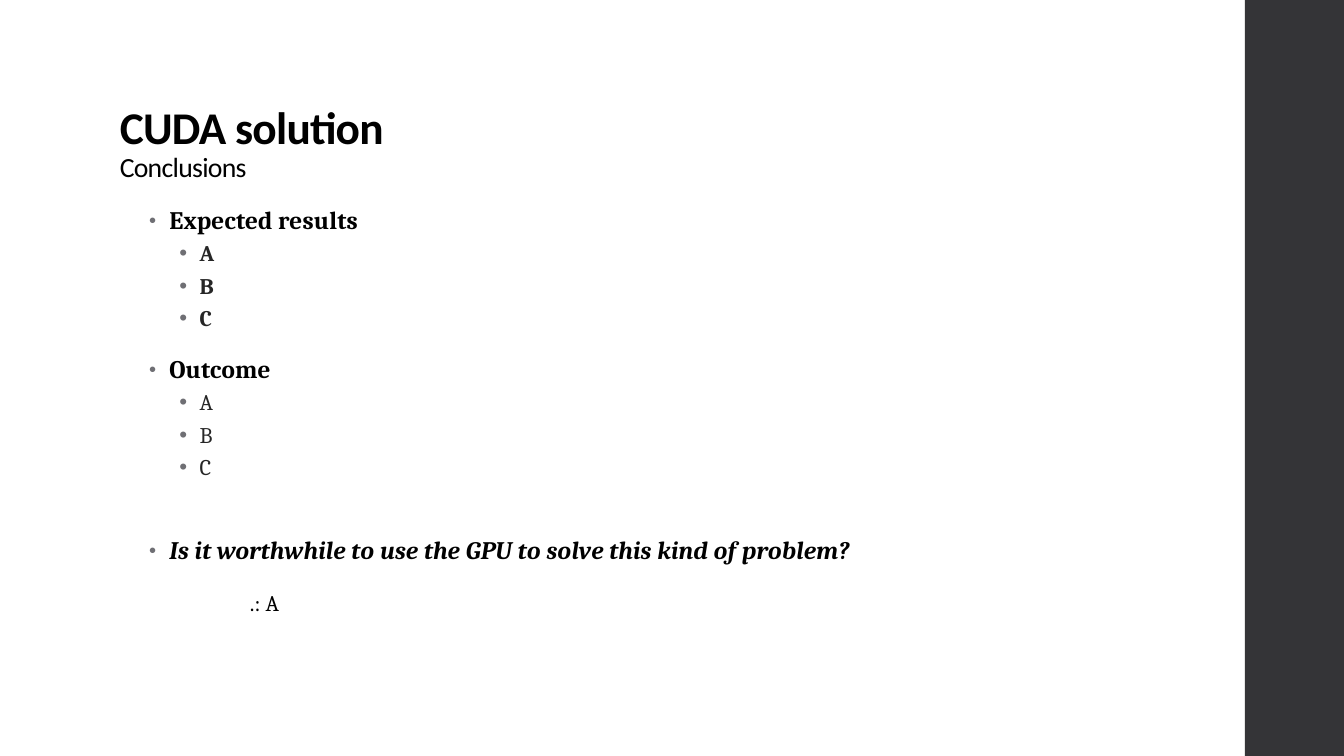
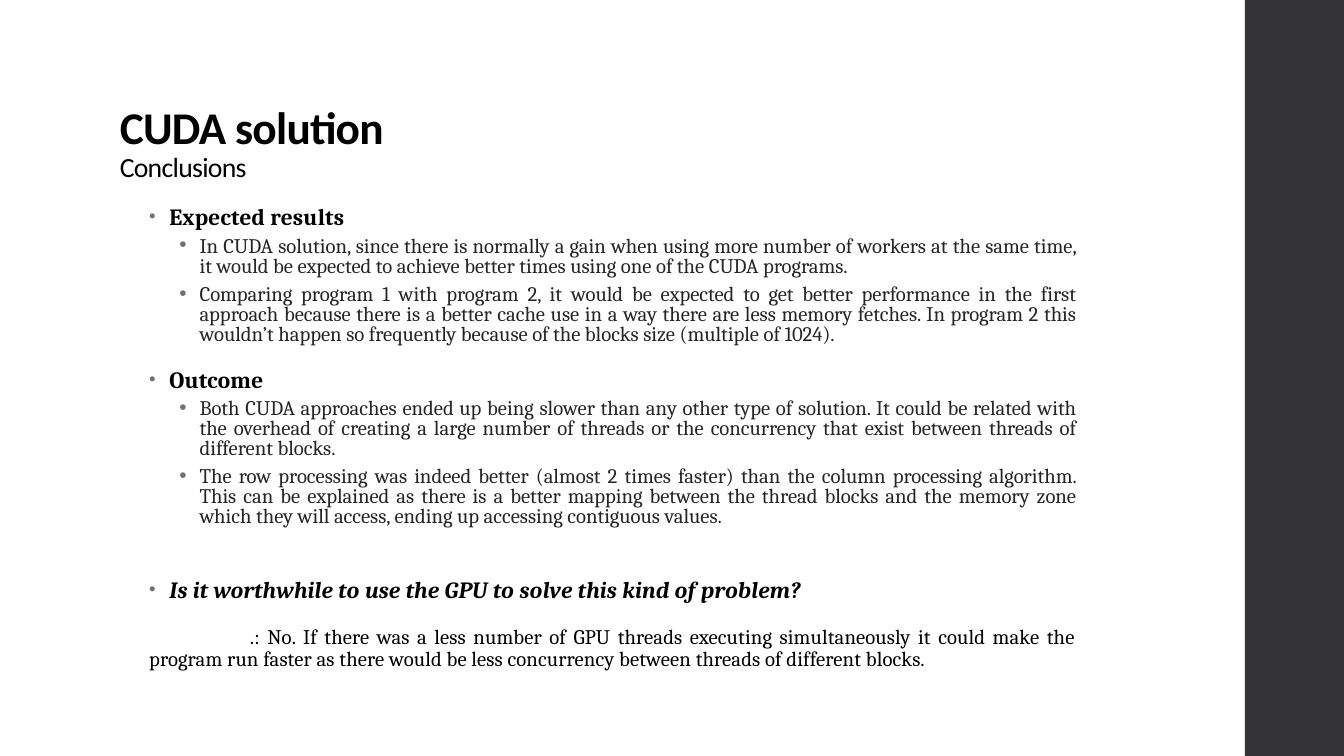
Before and after one commit to xL1fer/CLE_2022_2023, a slide deck: slide 6 of CLE3_T3G5/present.pptx. Drawn at 1344x756 pixels with LibreOffice and Linux fonts; fonts in the diff are those of the drawing. Boxes give left, top, right and bottom in pixels: in the first picture for what was removed or moved away, otherwise in the second. Text is boxed around its words. In the diff, an @@ line names an element or a change of style, - is before the commit and + after.

Commit message:
update conclusion slides

```diff
--- a/CLE3_T3G5/present.pptx
+++ b/CLE3_T3G5/present.pptx
@@ text at bbox=[169, 209, 801, 603]: size 18 to 16.6 pt in "Expected results", "Outcome", "Is it worthwhile to use the GPU ..."; line spacing 0.95 to 0.85 @@
@@ text at bbox=[200, 238, 1077, 346]: text changed; size 16 to 14.8 pt; bold off @@
-  • A
-  • B
-  • C
+  • In CUDA solution, since there is normally a gain when using more number of workers at the same time, it would be expected to achieve better times using one of the CUDA programs.
+  • Comparing program 1 with program 2, it would be expected to get better performance in the first approach because there is a better cache use in a way there are less memory fetches. In program 2 this wouldn’t happen so frequently because of the blocks size (multiple of 1024).
@@ text at bbox=[200, 400, 1077, 528]: text changed; size 16 to 14.8 pt @@
-  • A
-  • B
-  • C
+  • Both CUDA approaches ended up being slower than any other type of solution. It could be related with the overhead of creating a large number of threads or the concurrency that exist between threads of different blocks.
+  • The row processing was indeed better (almost 2 times faster) than the column processing algorithm. This can be explained as there is a better mapping between the thread blocks and the memory zone which they will access, ending up accessing contiguous values.
@@ text at bbox=[149, 629, 1075, 671]: text changed; size 16 to 14.8 pt @@
-.: A
+.: No. If there was a less number of GPU threads executing simultaneously it could make the program run faster as there would be less concurrency between threads of different blocks.
```
Also in this commit, not shown: 2 other slides changed.
